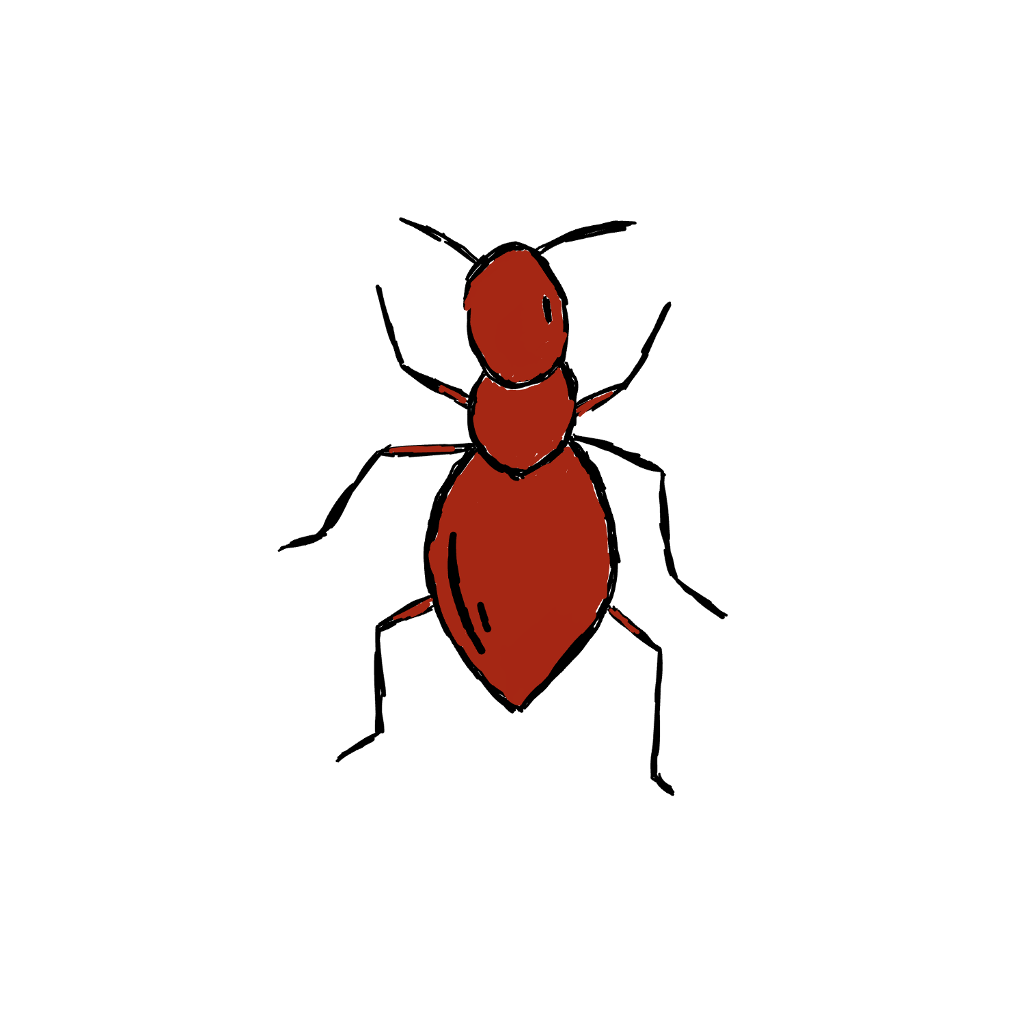
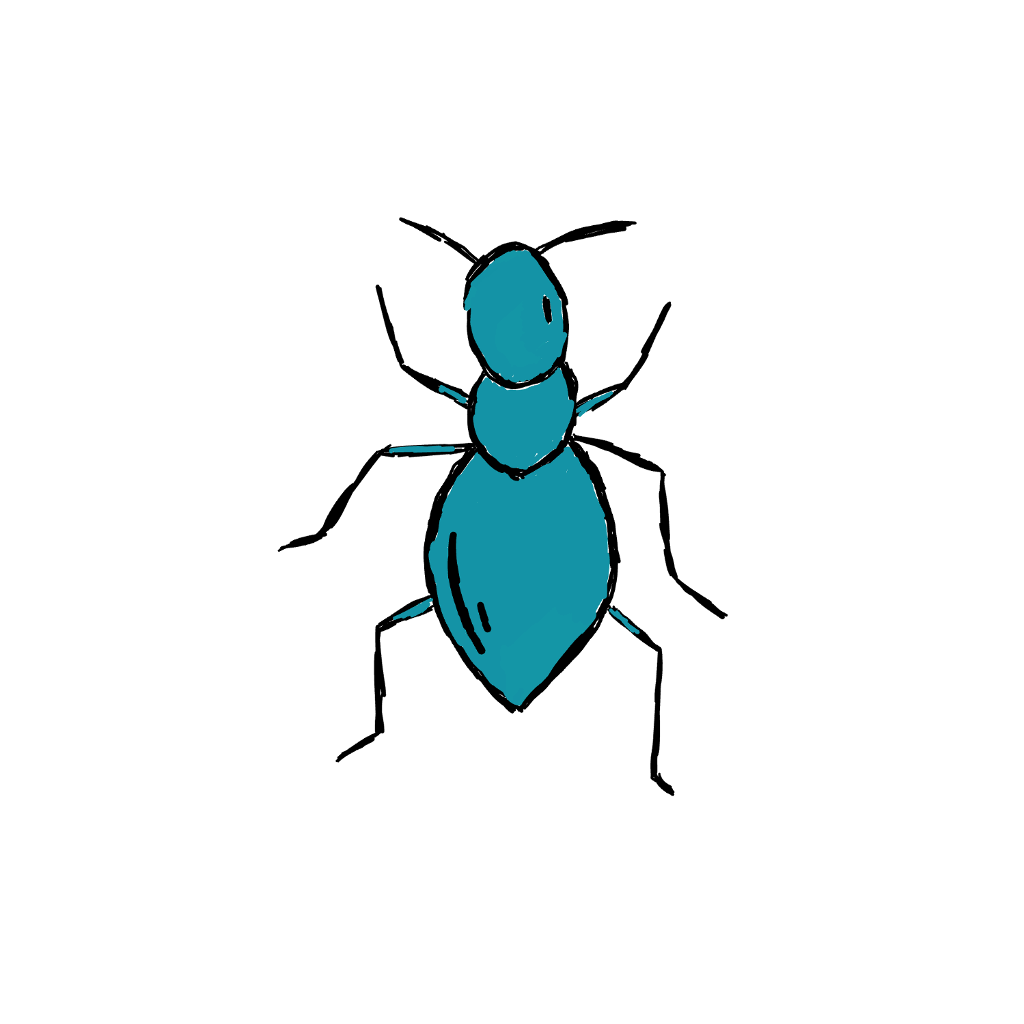
Layer changes from the first 1024×1024 image to the second:
painted on "ink (2).png" over (x1=388, y1=249, x2=640, y2=707)
